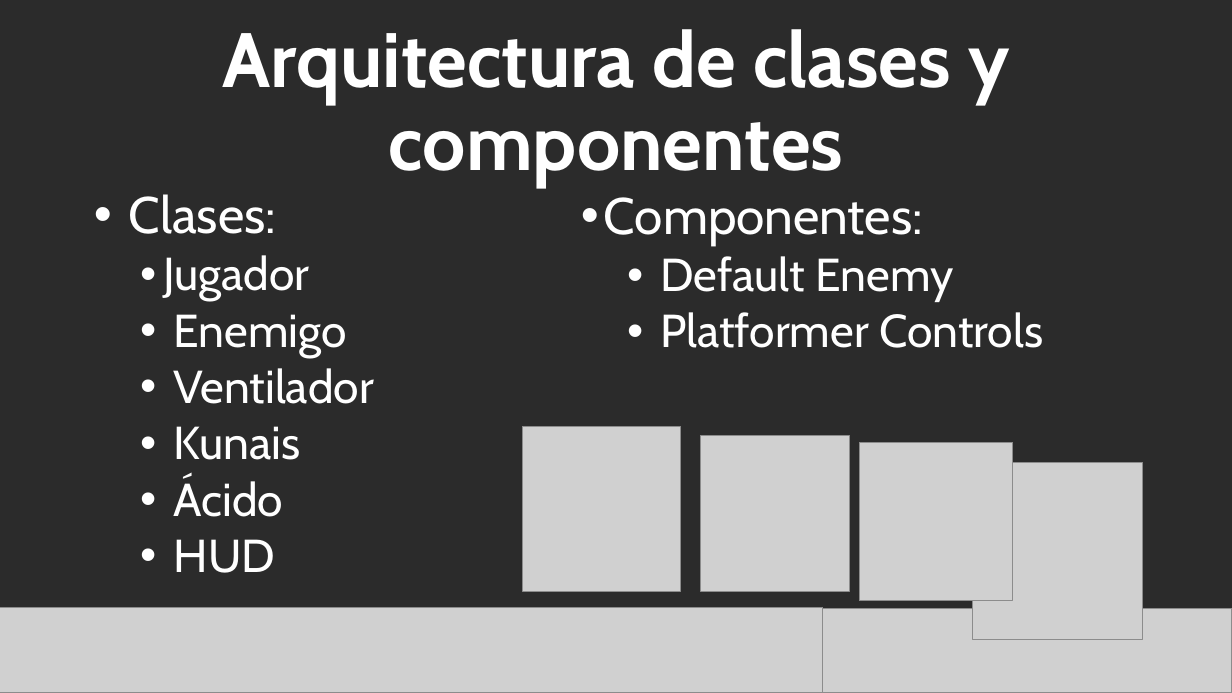
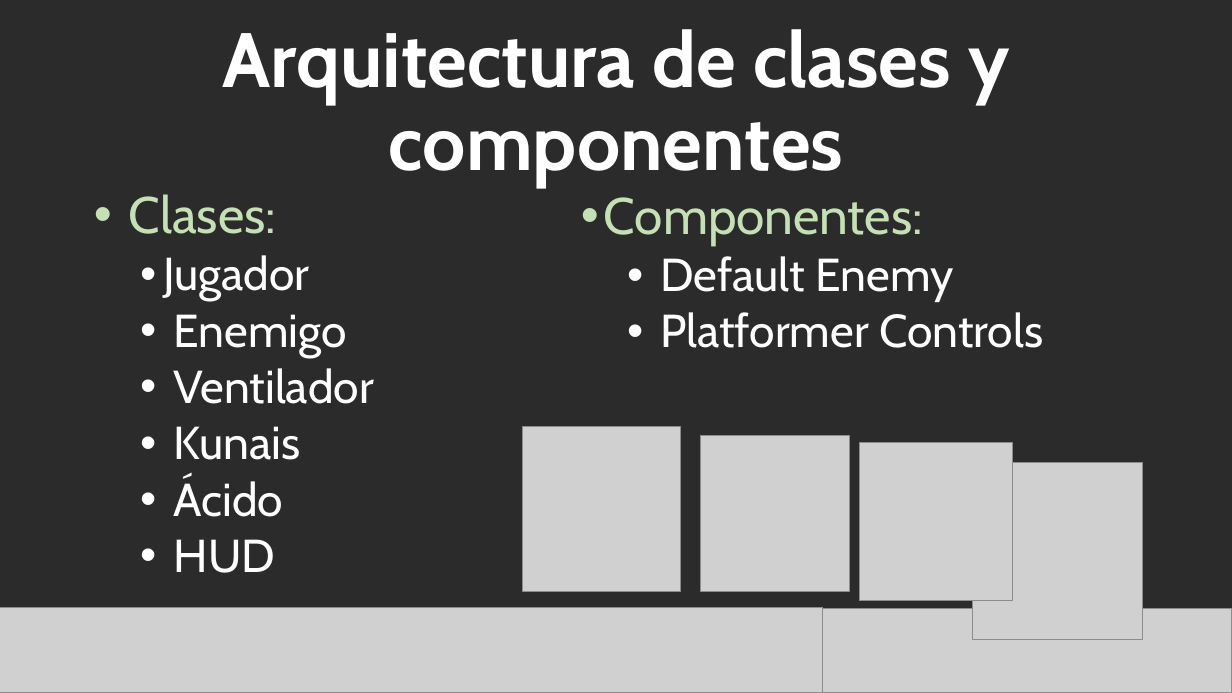
Before and after one commit to admachin/DVI_Ninja_Adventures, a slide deck: slide 4 of Ninja Adventures.pptx. Drawn at 1232x693 pixels with LibreOffice and Linux fonts; fonts in the diff are those of the drawing; grey boxes stand for pictures; background and template pictures are left out; a plain dark background stands for a picture behind light text. Boxes give left, top, right and bottom in pixels: in the first picture for what was removed or moved away, otherwise in the second. Text is boxed around its words. In the diff, an @@ line names an element or a change of style, - is before the commit and + after.

```diff
--- a/Ninja Adventures.pptx
+++ b/Ninja Adventures.pptx
@@ text at bbox=[129, 194, 276, 234]: text colour #FFFFFF to #C5E0B4 in "Clases:" @@
@@ text at bbox=[604, 197, 923, 245]: text colour #FFFFFF to #C5E0B4 in "Componentes:" @@
```
Also in this commit, not shown: 1 other slide changed, 2 other files.
